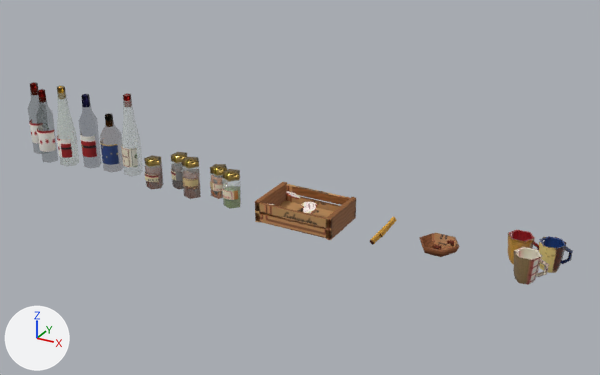
A saved change to the glTF model site/public/models/prop_gluehwein_shelf.lite.glb.
Both versions are drawn from a 50 mm lens placed at (1.48, -2.36, 1.3), pointed at (0.15, 0.05, 0.1). Lighting does not change. The marker at lower left points along +X, +Y and +Z. The first picture is the older version. Where no turn or scale is listed for an object, it has been applied to the vertices. Vertices at exactly the same position are counted once.

The first picture shows 'act_bottle_15_mesh', 'act_bottle_16_mesh', 'act_mug_10_mesh', 'act_mug_11_mesh', 'act_mug_12_mesh', 'prop_gluehwein_shelf_static' and 4 more.
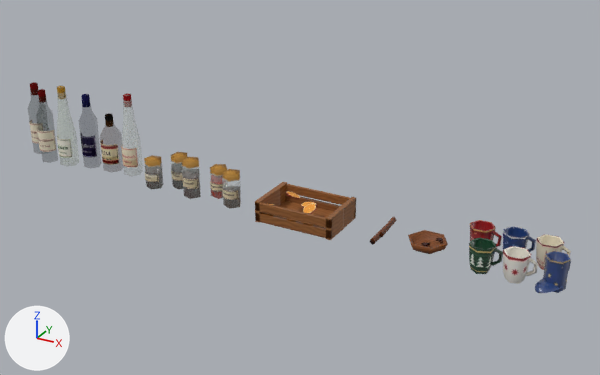
Where the newer file only moved an object's origin or applied its transform, the numbers keep the older frame.

Changed parts and their boxes [x1, y1, x2, y2] in the pictures (600 x 375 px; the box of a moved part takes in the faces that stretch with it):
'prop_gluehwein_shelf_static', reshaped, surface changed: before [144, 152, 459, 257]; after [144, 152, 448, 254]
'act_mug_12_mesh', surface changed, moved: before [513, 247, 549, 285]; after [536, 234, 571, 270]
'act_mug_11_mesh', surface changed, moved: before [539, 236, 573, 273]; after [503, 227, 536, 252]
'act_mug_15_mesh', added (blue): after [535, 251, 571, 293]
'act_mug_10_mesh', moved: before [508, 230, 539, 264]; after [470, 220, 502, 247]
'act_mug_14_mesh', added: after [503, 246, 538, 284]
'act_mug_13_mesh', added (green): after [469, 238, 503, 274]
part 1 of me_act_bottle_15_mesh, surface changed (red to blue): [80, 94, 97, 157] in both
part 2 of me_act_bottle_16_mesh, surface changed: [100, 113, 119, 165] in both
part 5 of me_prop_gluehwein_shelf_static, moved or reshaped: before [419, 233, 459, 257]; after [408, 230, 448, 254]
part 6 of me_prop_gluehwein_shelf_static, moved or reshaped: before [432, 244, 442, 249]; after [421, 242, 430, 247]
part 7 of me_prop_gluehwein_shelf_static, moved or reshaped: before [447, 240, 454, 245]; after [436, 237, 443, 242]
part 8 of me_prop_gluehwein_shelf_static, surface changed: before [144, 152, 459, 257]; after [144, 152, 448, 254]

Patch to the scene script:
```diff
--- a/site/public/models/prop_gluehwein_shelf.lite.glb.py
+++ b/site/public/models/prop_gluehwein_shelf.lite.glb.py
@@ me_act_bottle_15_mesh @@
 me_act_bottle_15_mesh.from_pydata(...)  # 58 vertices, 84 faces; spans x -0.038..0.038, y -0.035..0.036, z -0.154..0.154
+# me_act_bottle_15_mesh part 1: texture (UV) coordinates of 84 of 84 faces, centred in x -0.035..0.034, y -0.034..0.035, z -0.154..0.15, changed; they spanned u 0.35..0.5, v 0.29..0.36 and now span u 0.77..0.89, v 0.29..0.36
 me_act_bottle_15_mesh.materials.append(mat_vendor_glass)
@@ me_act_bottle_16_mesh @@
 me_act_bottle_16_mesh.from_pydata(...)  # 58 vertices, 84 faces; spans x -0.044..0.044, y -0.041..0.044, z -0.119..0.119
+# me_act_bottle_16_mesh part 2: texture (UV) coordinates of 84 of 84 faces, centred in x -0.042..0.039, y -0.04..0.041, z -0.119..0.115, changed; they spanned u 0.35..0.58, v 0.29..0.36 and now span u 0.77..0.97, v 0.29..0.36
 me_act_bottle_16_mesh.materials.append(mat_vendor_glass)
@@ me_act_mug_11_mesh @@
 me_act_mug_11_mesh.from_pydata(...)  # 53 vertices, 78 faces; spans x -0.0509..0.0509, y -0.0423..0.0423, z -0.047..0.047
+# me_act_mug_11_mesh part 3: texture (UV) coordinates of 78 of 78 faces, centred in x -0.0427..0.0493, y -0.0353..0.0353, z -0.0387..0.0467, changed; they spanned u 0.07..0.36, v 0.37..0.49 and now span u 0.47..0.76, v 0.37..0.49
 me_act_mug_11_mesh.materials.append(mat_vendor_glaze)
@@ me_act_mug_12_mesh @@
 me_act_mug_12_mesh.from_pydata(...)  # 53 vertices, 78 faces; spans x -0.0534..0.0534, y -0.0401..0.0401, z -0.047..0.047
+# me_act_mug_12_mesh part 4: texture (UV) coordinates of 78 of 78 faces, centred in x -0.0445..0.051, y -0.0354..0.0354, z -0.0387..0.0467, changed; they spanned u 0.07..0.49, v 0.37..0.49 and now span u 0.47..0.88, v 0.37..0.49
 me_act_mug_12_mesh.materials.append(mat_vendor_glaze)
@@ me_prop_gluehwein_shelf_static @@
-me_prop_gluehwein_shelf_static.from_pydata(...)  # 572 vertices, 817 faces; spans x -0.628..0.628, y -0.106..0.106, z -0.078..0.078
+me_prop_gluehwein_shelf_static.from_pydata(...)  # 572 vertices, 817 faces; spans x -0.628..0.588, y -0.106..0.106, z -0.077..0.077
+# me_prop_gluehwein_shelf_static part 5: the loose piece of 38 vertices spanning x 0.488..0.628, y -0.066..0.055, z -0.078..-0.04 is moved by (-0.04, 0.0, 0.0)
+# me_prop_gluehwein_shelf_static part 6: the loose piece of 32 vertices spanning x 0.542..0.574, y -0.038..-0.006, z -0.058..-0.048 is moved by (-0.04, 0.0, 0.0)
+# me_prop_gluehwein_shelf_static part 7: the loose piece of 32 vertices spanning x 0.574..0.606, y 0.013..0.045, z -0.054..-0.048 is moved by (-0.04, 0.0, 0.0)
+# me_prop_gluehwein_shelf_static part 8: texture (UV) coordinates of 817 of 817 faces, centred in x -0.626..0.614, y -0.106..0.105, z -0.078..0.076, changed; they spanned u 0.0..1.0, v 0.27..0.65 and now span u 0.27..0.93, v 0.27..0.65
 me_prop_gluehwein_shelf_static.materials.append(mat_vendor_glass)
@@ ob_act_mug_10_mesh @@
 ob_act_mug_10_mesh = bpy.data.objects.new('act_mug_10_mesh', me_act_mug_10_mesh)
-ob_act_mug_10_mesh.location = (0.961, 0.06, 0.047)
+ob_act_mug_10_mesh.location = (0.831, 0.07, 0.047)
@@ ob_act_mug_11_mesh @@
 ob_act_mug_11_mesh = bpy.data.objects.new('act_mug_11_mesh', me_act_mug_11_mesh)
-ob_act_mug_11_mesh.location = (1.058, 0.06, 0.047)
+ob_act_mug_11_mesh.location = (0.938, 0.075, 0.047)
@@ ob_act_mug_12_mesh @@
 ob_act_mug_12_mesh = bpy.data.objects.new('act_mug_12_mesh', me_act_mug_12_mesh)
-ob_act_mug_12_mesh.location = (1.011, -0.05, 0.047)
+ob_act_mug_12_mesh.location = (1.051, 0.07, 0.047)
@@ ob_act_mug_15_mesh @@
+ob_act_mug_15_mesh = bpy.data.objects.new('act_mug_15_mesh', me_act_mug_15_mesh)  # 90 vertices, 145 faces; spans x -0.0416..0.0416, y -0.0651..0.0651, z -0.053..0.053
+ob_act_mug_15_mesh.location = (1.085, -0.058, 0.053)
@@ ob_act_mug_14_mesh @@
+ob_act_mug_14_mesh = bpy.data.objects.new('act_mug_14_mesh', me_act_mug_14_mesh)  # 53 vertices, 78 faces; spans x -0.0532..0.0532, y -0.0404..0.0404, z -0.047..0.047
+ob_act_mug_14_mesh.location = (0.981, -0.06, 0.047)
@@ ob_act_mug_13_mesh @@
+ob_act_mug_13_mesh = bpy.data.objects.new('act_mug_13_mesh', me_act_mug_13_mesh)  # 53 vertices, 78 faces; spans x -0.051..0.051, y -0.0423..0.0423, z -0.047..0.047
+ob_act_mug_13_mesh.location = (0.869, -0.055, 0.047)
```
